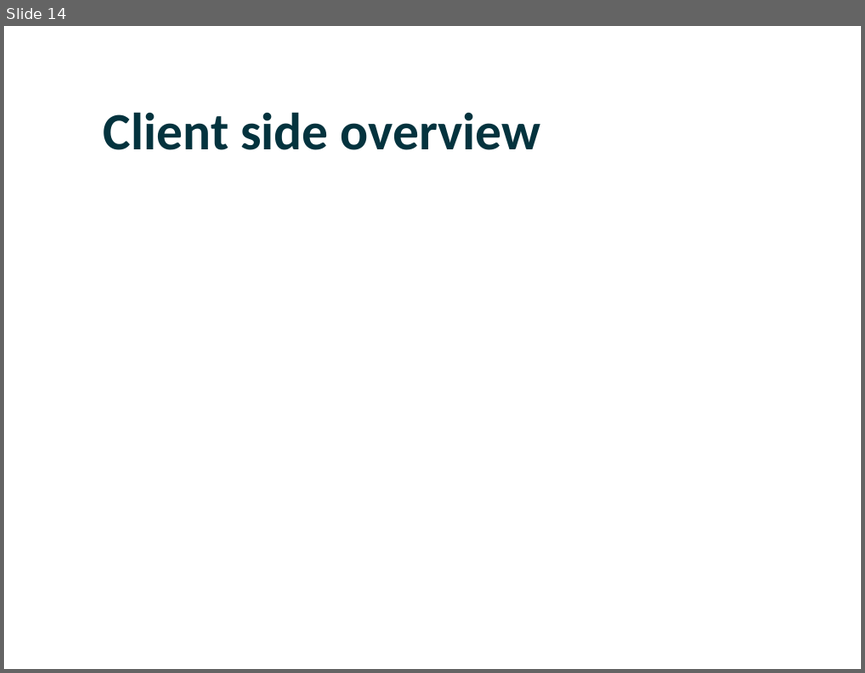
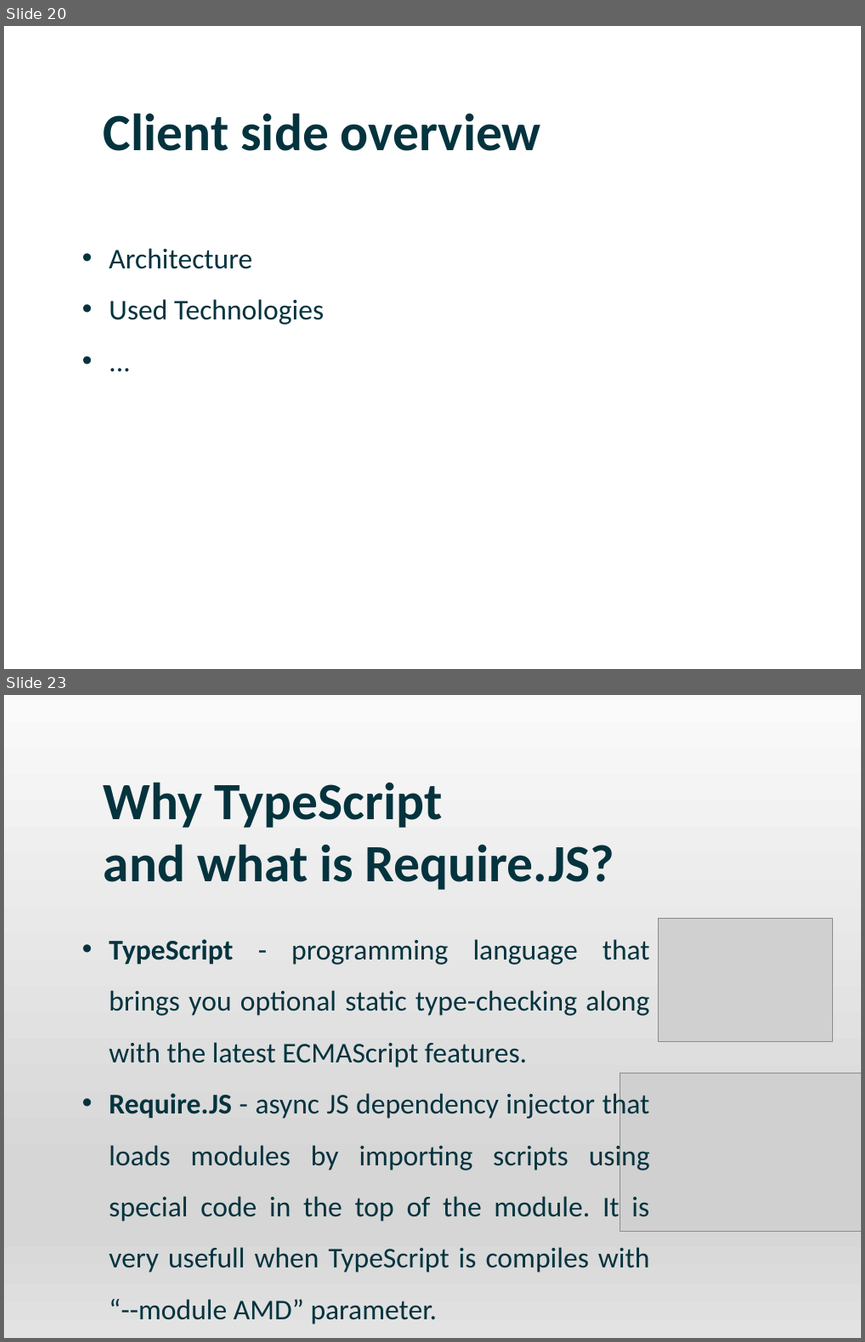
Before and after one commit to DmitriyLy/travel_portal, a slide deck: docs/Travel Portal.pptx. Shown one above the other, each under a label of ours: slide 14 before the commit, slides 20 and 23 after it; the slides between them are not shown. The pictures are 865x673 and 865x1342 pixels, drawn with LibreOffice and Linux fonts; fonts in the diff are those of the drawing; grey boxes stand for pictures; background and template pictures are left out. Boxes give left, top, right and bottom in pixels: in the first picture for what was removed or moved away, otherwise in the second. Text is boxed around its words. In the diff, an @@ line names an element or a change of style, - is before the commit and + after.

```diff
--- a/docs/Travel Portal.pptx
+++ b/docs/Travel Portal.pptx
@@ slide 23 added at (4, 695, 861, 1338), background picture (left out) @@
@@ rectangle added at (4, 695, 861, 1338), fill gradient #FAFAFA to #D6D6D6 to #E3E3E3 @@
@@ text added at (103, 782, 615, 890), 44 pt, text #04333E, bold @@
+Why TypeScript
+and what is Require.JS?
@@ picture added at (658, 919, 833, 1042) @@
@@ text added at (109, 939, 650, 1324), 24 pt, text #04333E @@
+• TypeScript - programming language that brings you optional static type-checking along with the latest ECMAScript features.
+• Require.JS - async JS dependency injector that loads modules by importing scripts using special code in the top of the module. It is very usefull when TypeScript is compiles with “--module AMD” parameter.
@@ picture added at (619, 1073, 861, 1231) @@
@@ what was slide 14 is now slide 20 @@
@@ slide 20 changed as well @@
@@ text added at (109, 248, 324, 324), 24 pt, text #04333E @@
+• Architecture
+• Used Technologies
+• ...
```
Also in this commit, not shown: 7 other slides changed, 16 other slides added, 15 slides removed.
